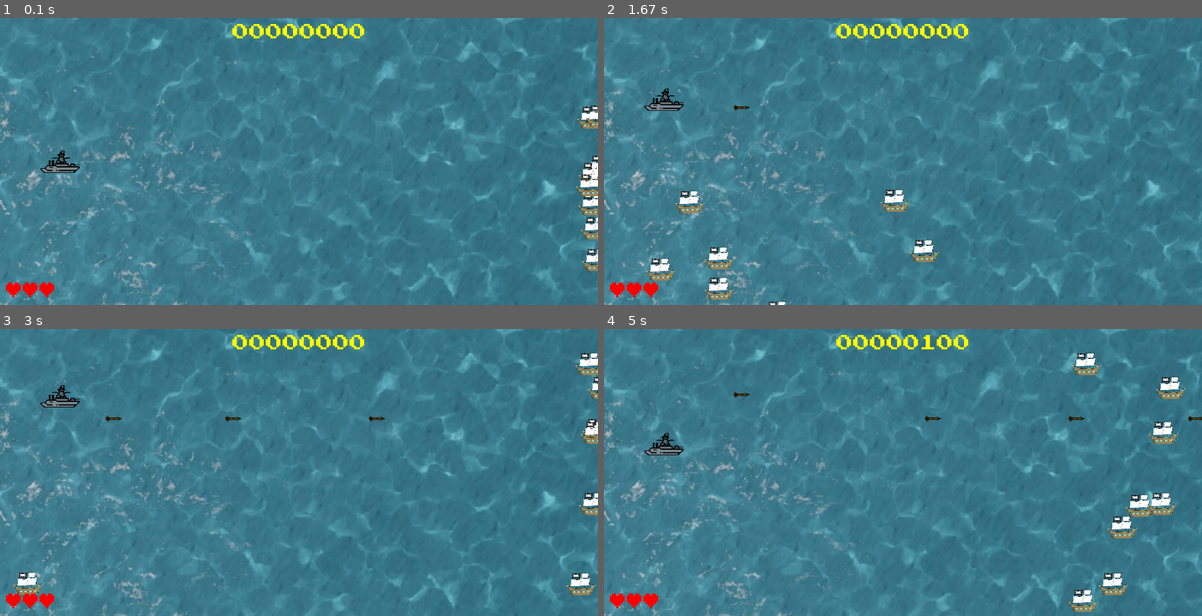
Above: before the commit, frames 1-4 (two rows, left to right).
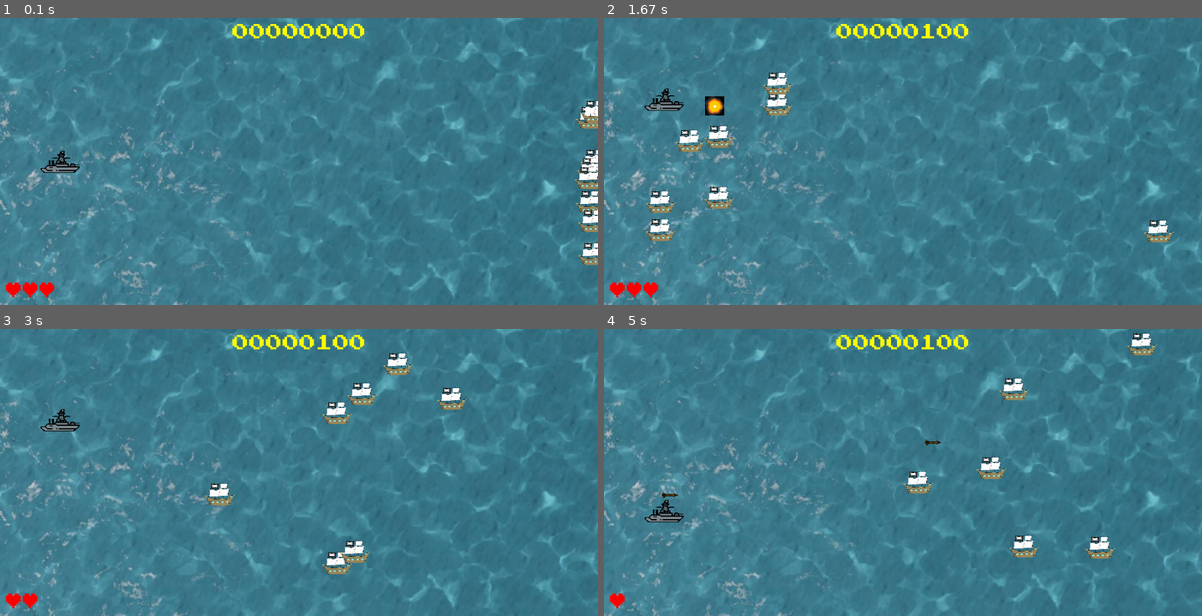
Above: after the commit, the same moments.

Repository: EnzoScheden/Pygame-Projeto-Final
Game: pygame game, started from PFPYGAME.py
The game is run twice, just before and just after one commit, with the same random seed, the same clock (stepped at 60 frames per second) and the same inputs.
Inputs:
- Up to frame 1 (0.1 s): no input
- Up to frame 2 (1.67 s): hold W 0.33-0.8 s; hold S 0.83-1.13 s; hold W 1.17-1.53 s; tap Space at 1.23, 1.63 s; hold S from 1.57 s (still down)
- Up to frame 3 (3 s): release S at 1.93 s; hold W 1.97-2.27 s; tap Space at 2.03, 2.37, 2.7 s; hold S 2.3-2.6 s; hold W from 2.63 s (still down)
- Up to frame 4 (5 s): release W at 3 s; hold S 3.03-3.4 s; tap Space at 3.1, 3.5, 4.57, 4.97 s; hold W 3.43-3.73 s; hold S 4.5-4.87 s; hold W from 4.9 s (still down)

The runs differ from the first frame. In frame 1, 1.2% of the frame differs, in the area x 96-100%, y 28-89%; in frame 2, 3.7%; in frame 3, 3.6%; in frame 4, 4.2%, in the area x 3-100%, y 1-99%.

Commit message:
velocidade ajustada

Diff:
--- a/PFPYGAME.py
+++ b/PFPYGAME.py
@@ -93,8 +93,8 @@
         self.rect = self.image.get_rect()
         self.rect.x = largura
         self.rect.y = random.randint(0, altura - altura_barquinhos)
-        self.speedx = random.randint(-20,-8)
-        self.speedy = 3
+        self.speedx = random.randint(-20,-14)
+        self.speedy = random.randint(-3,3)
 
 
     def update(self):
@@ -106,8 +106,8 @@
         if self.rect.right < 0:
             self.rect.x = largura
             self.rect.y = random.randint(0, altura - altura_barquinhos)
-            self.speedx = random.randint(-3, -1)
-            self.speedy = 0
+            self.speedx = random.randint(-20, -14)
+            self.speedy = random.randint(-3,3)
 
 
 # Classe Bullet que representa os tiros
